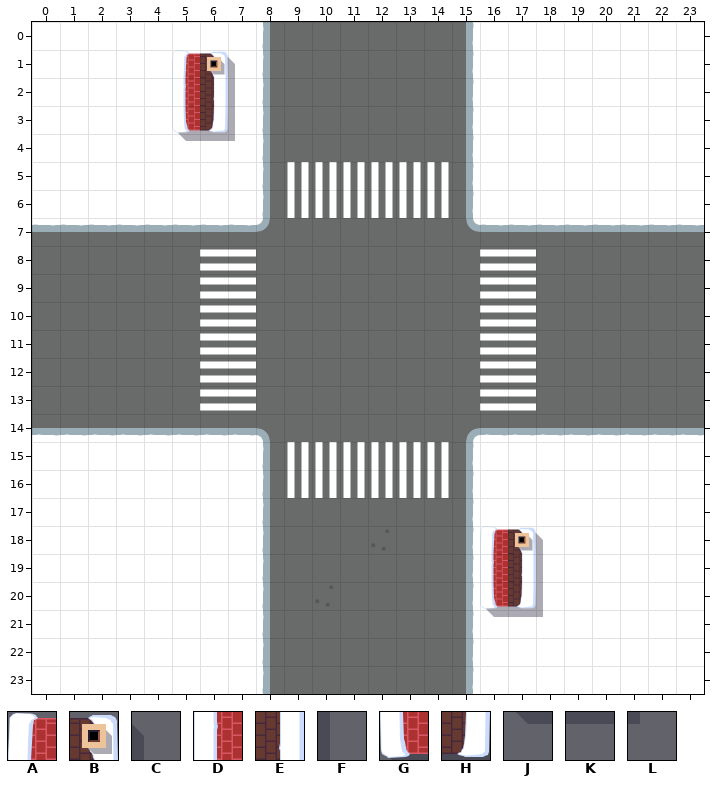
Two states of a Tiled map, core/assets/maps/cross_single_single.tmx. The picture above is the old version.
Cells are 64x64 px. Shown: x 0..23, y 0..23.
Key: from "snow": A 16, B 17, C 18, D 24, E 25, F 26, G 32, H 33, J 40, K 41, L 42.
_ is an empty cell.
Layers that did not change in this view are not listed.
Layer "Walls" before, first column x 0:
 0 ________________________
 1 _____ABC________________
 2 _____DEF________________
 3 _____GHF________________
 4 _____JKL________________
 5 ________________________
 6 ________________________
 7 ________________________
 8 ________________________
 9 ________________________
10 ________________________
11 ________________________
12 ________________________
13 ________________________
14 ________________________
15 ________________________
16 ________________________
17 ________________________
18 ________________ABC_____
19 ________________DEF_____
20 ________________GHF_____
21 ________________JKL_____
22 ________________________
23 ________________________
After the commit:
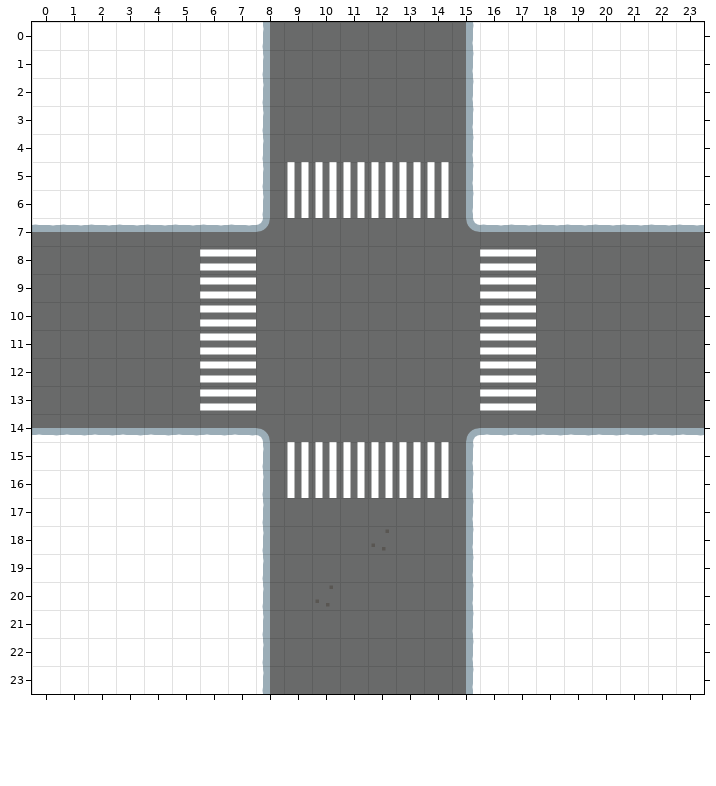
Edits made:
Layer "Walls":
The edit erases tile A in row 1 at x 5; in row 18 at x 16.
The edit erases tile B in row 1 at x 6; in row 18 at x 17.
The edit erases tile C in row 1 at x 7; in row 18 at x 18.
The edit erases tile D in row 2 at x 5; in row 19 at x 16.
The edit erases tile E in row 2 at x 6; in row 19 at x 17.
The edit erases tile F in rows 2 to 3 at x 7; in rows 19 to 20 at x 18.
The edit erases tile G in row 3 at x 5; in row 20 at x 16.
The edit erases tile H in row 3 at x 6; in row 20 at x 17.
The edit erases tile J in row 4 at x 5; in row 21 at x 16.
The edit erases tile K in row 4 at x 6; in row 21 at x 17.
The edit erases tile L in row 4 at x 7; in row 21 at x 18.
